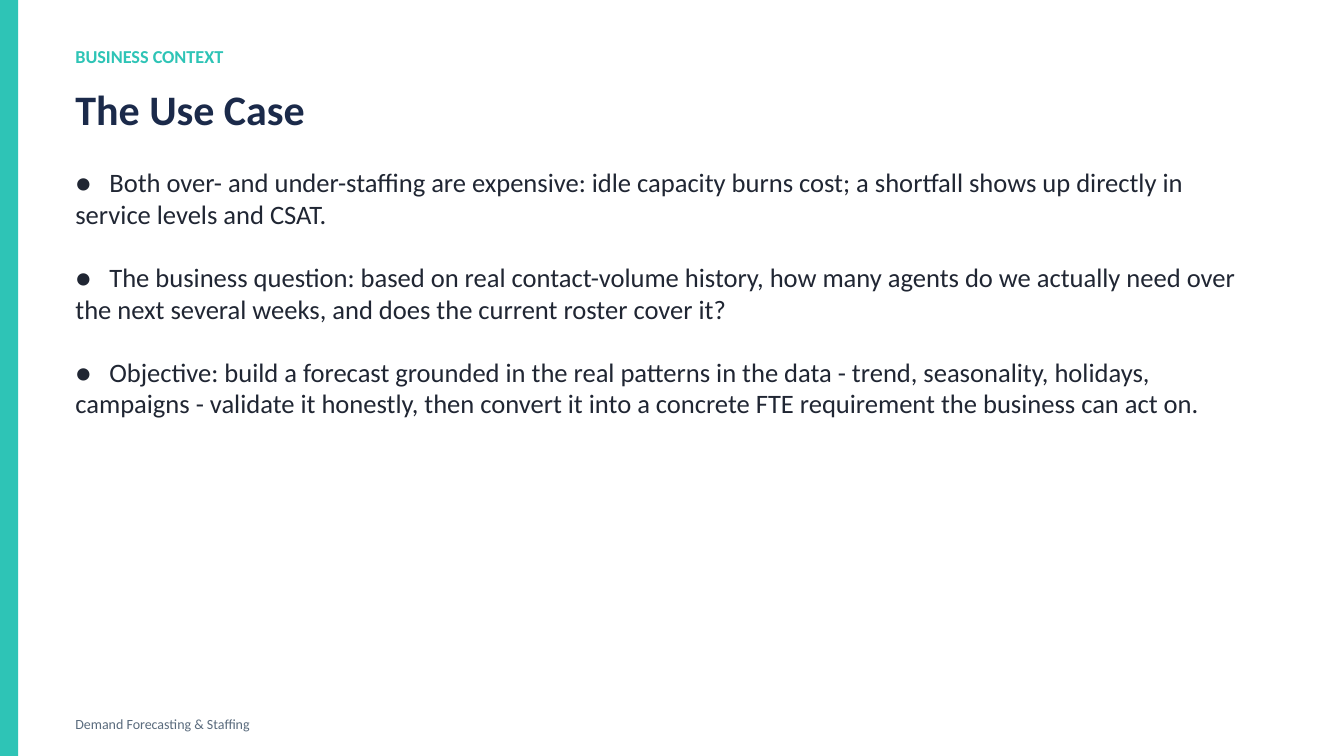
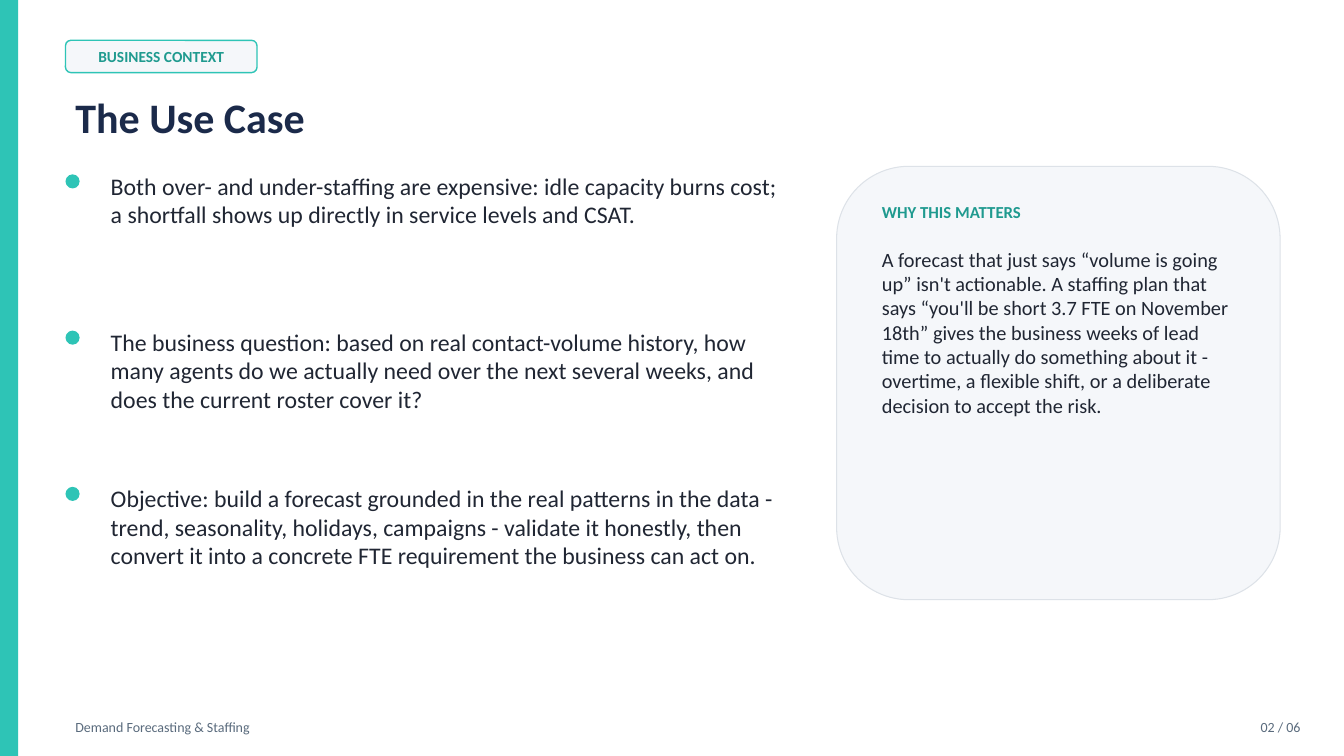
Before and after one commit to rameshpennam/ds-use-cases, a slide deck: slide 2 of usecase2_demand_forecasting/final_output/usecase2_forecast_summary.pptx. Drawn at 1344x756 pixels with LibreOffice and Linux fonts; fonts in the diff are those of the drawing. Boxes give left, top, right and bottom in pixels: in the first picture for what was removed or moved away, otherwise in the second. Text is boxed around its words. In the diff, an @@ line names an element or a change of style, - is before the commit and + after.

```diff
--- a/usecase2_demand_forecasting/final_output/usecase2_forecast_summary.pptx
+++ b/usecase2_demand_forecasting/final_output/usecase2_forecast_summary.pptx
@@ rounded rectangle "BUSINESS CONTEXT": place and size @@
-rounded rectangle "BUSINESS CONTEXT" at bbox=[75, 51, 224, 63]
+rounded rectangle "BUSINESS CONTEXT" at bbox=[66, 40, 257, 73]
@@ rounded rectangle "BUSINESS CONTEXT" at bbox=[66, 40, 257, 73]: size 13 to 11 pt, text colour #2EC4B6 to #1F9A8F; alignment left to centre; vertical alignment top to middle; fill none to #F5F7FA; outline none to #2EC4B6 1 pt @@
@@ text "The Use Case": place and size @@
-text "The Use Case" at bbox=[75, 95, 305, 126]
+text "The Use Case" at bbox=[75, 103, 305, 134]
@@ ellipse added at bbox=[66, 174, 80, 189], fill #2EC4B6 @@
@@ text added at bbox=[111, 178, 776, 227], 17 pt, text #202633 @@
+Both over- and under-staffing are expensive: idle capacity burns cost; a shortfall shows up directly in service levels and CSAT.
@@ rounded rectangle added at bbox=[837, 166, 1280, 600], fill #F5F7FA, outline #DDE2E8 0.75 pt @@
@@ text added at bbox=[882, 207, 1021, 218], 12 pt, text #1F9A8F, bold @@
+WHY THIS MATTERS
@@ text added at bbox=[882, 252, 1228, 417], 14.5 pt, text #202633 @@
+A forecast that just says “volume is going up” isn't actionable. A staffing plan that says “you'll be short 3.7 FTE on November 18th” gives the business weeks of lead time to actually do something about it - overtime, a flexible shift, or a deliberate decision to accept the risk.
@@ ellipse added at bbox=[66, 331, 80, 345], fill #2EC4B6 @@
@@ text added at bbox=[111, 334, 753, 408], 17 pt, text #202633 @@
+The business question: based on real contact-volume history, how many agents do we actually need over the next several weeks, and does the current roster cover it?
@@ ellipse added at bbox=[66, 487, 80, 501], fill #2EC4B6 @@
@@ text at bbox=[111, 490, 760, 568]: text changed; size 19 to 17 pt @@
-● Both over- and under-staffing are expensive: idle capacity burns cost; a shortfall shows up directly in service levels and CSAT.
-● The business question: based on real contact-volume history, how many agents do we actually need over the next several weeks, and does the current roster cover it?
-● Objective: build a forecast grounded in the real patterns in the data - trend, seasonality, holidays, campaigns - validate it honestly, then convert it into a concrete FTE requirement the business can act on.
+Objective: build a forecast grounded in the real patterns in the data - trend, seasonality, holidays, campaigns - validate it honestly, then convert it into a concrete FTE requirement the business can act on.
@@ text added at bbox=[1261, 722, 1300, 732], 10 pt, text #5A6B7D @@
+02 / 06
```
Also in this commit, not shown: 5 other slides changed, 19 other files.
